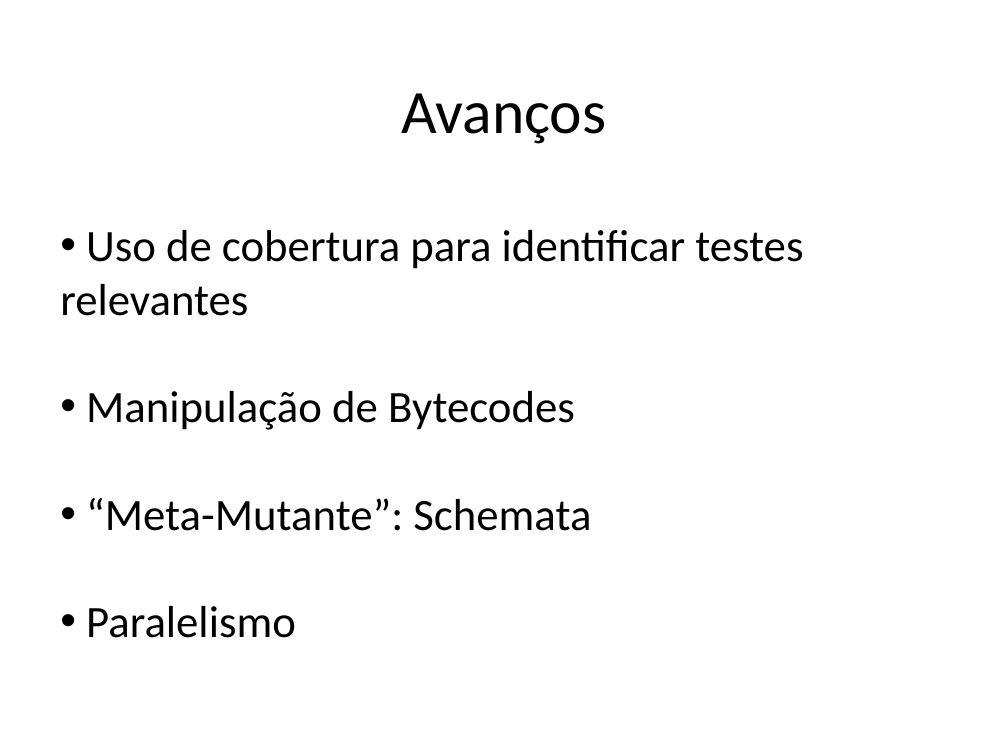
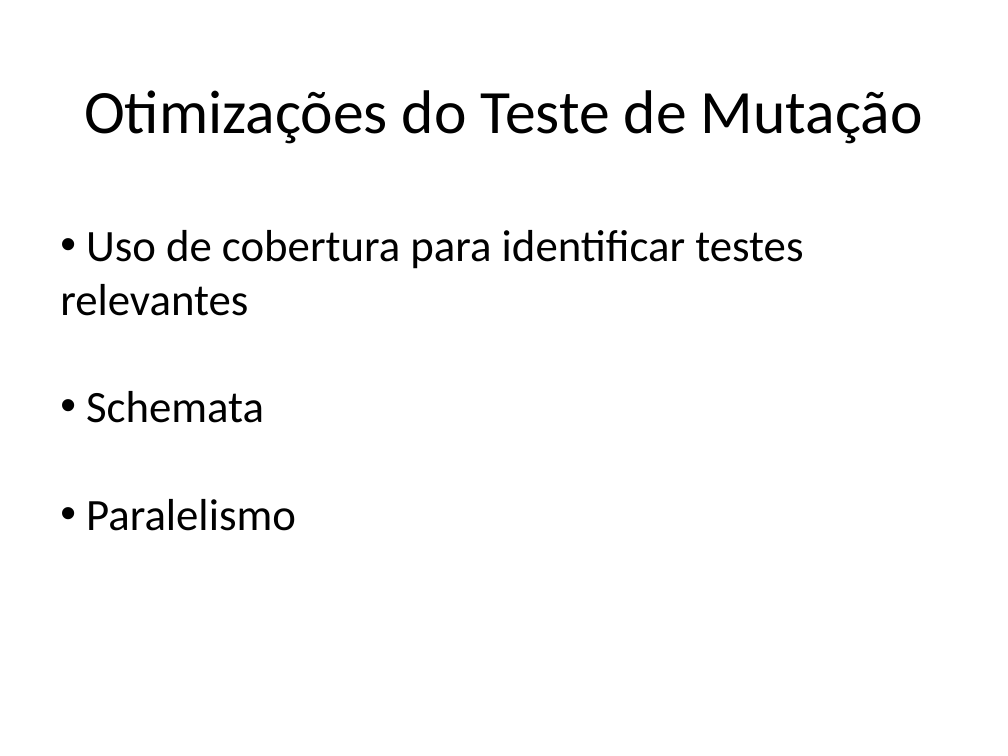
Before and after one commit to STAR-RG/testing-cin, a slide deck: slide 130 of slides.pptx (slide 132 before the commit). Drawn at 1008x756 pixels with LibreOffice and Linux fonts; fonts in the diff are those of the drawing. Boxes give left, top, right and bottom in pixels: in the first picture for what was removed or moved away, otherwise in the second. Text is boxed around its words. In the diff, an @@ line names an element or a change of style, - is before the commit and + after.

Commit message:
aula de teste de mutacao

```diff
--- a/slides.pptx
+++ b/slides.pptx
@@ text at box(84, 90, 923, 144): text changed @@
-Avanços
+Otimizações do Teste de Mutação
@@ text at box(86, 391, 264, 423): text changed @@
-• Manipulação de Bytecodes
-• “Meta-Mutante”: Schemata
+• Schemata
```
Also in this commit, not shown: 11 other slides changed, 2 slides removed.
